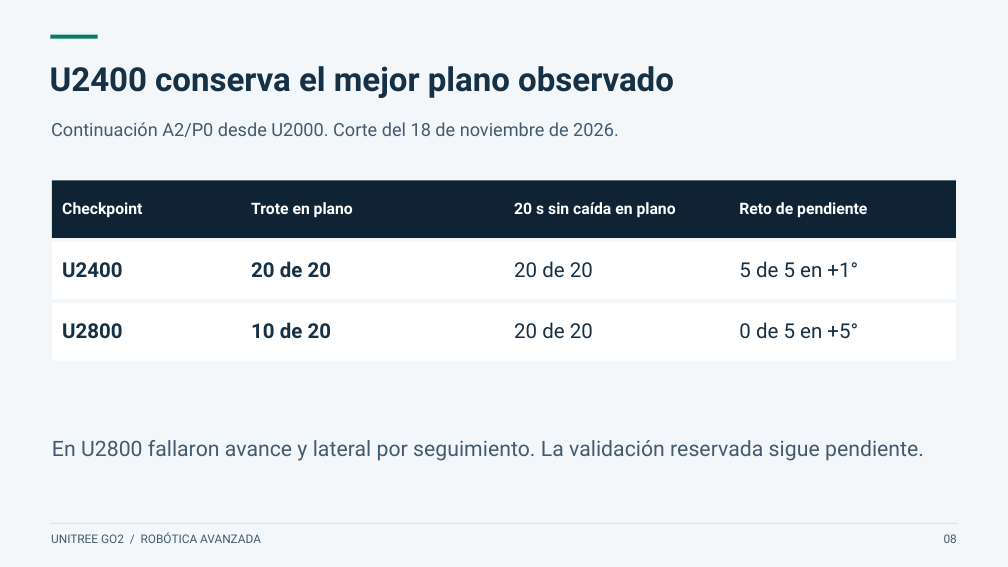
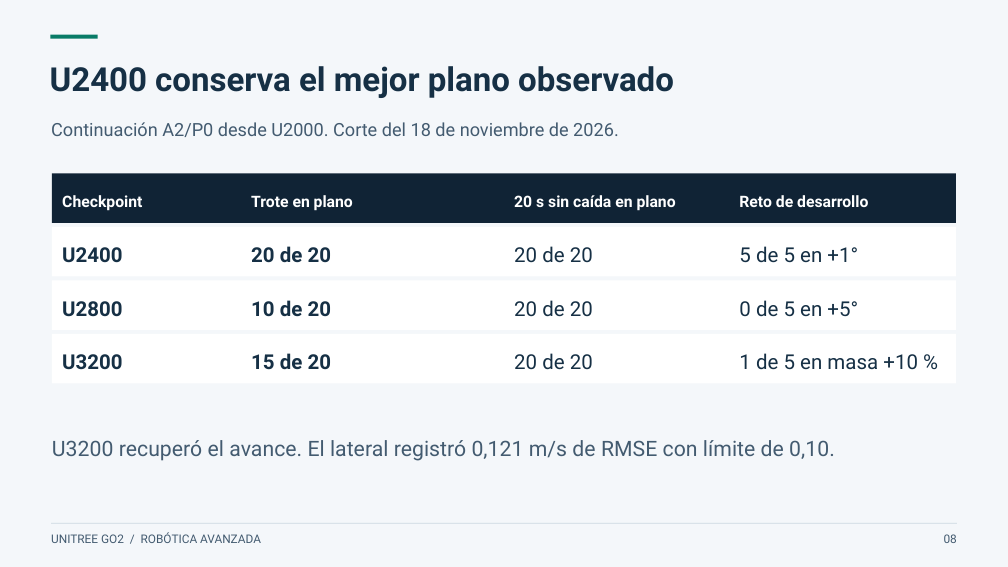
Before and after one commit to daca2022/go2-rl-deploy, a slide deck: slide 8 of docs/academico/Presentacion-Go2.pptx. Drawn at 1008x567 pixels with LibreOffice and Linux fonts; fonts in the diff are those of the drawing. Boxes give left, top, right and bottom in pixels: in the first picture for what was removed or moved away, otherwise in the second. Text is boxed around its words. In the diff, an @@ line names an element or a change of style, - is before the commit and + after.

```diff
--- a/docs/academico/Presentacion-Go2.pptx
+++ b/docs/academico/Presentacion-Go2.pptx
@@ rectangle: place and size @@
-rectangle at (52, 181, 957, 238)
+rectangle at (52, 173, 957, 223)
@@ 3 texts: place and size @@
-3 texts at (62, 202, 676, 218)
+3 texts at (62, 195, 676, 211)
@@ text at (739, 195, 868, 207): text changed @@
-Reto de pendiente
+Reto de desarrollo
@@ rectangle: place and size @@
-rectangle at (52, 242, 957, 299)
+rectangle at (52, 227, 957, 277)
@@ 4 texts: place and size @@
-4 texts at (62, 261, 858, 278)
+4 texts at (62, 246, 858, 263)
@@ rectangle: place and size @@
-rectangle at (52, 303, 957, 361)
+rectangle at (52, 281, 957, 330)
@@ 4 texts: place and size @@
-4 texts at (62, 322, 858, 339)
+4 texts at (62, 300, 858, 317)
@@ rectangle added at (52, 334, 957, 384), fill #FFFFFF @@
@@ text added at (62, 354, 123, 370), 19.5 pt, text #163045, bold @@
+U3200
@@ text added at (251, 353, 332, 370), 19.5 pt, text #163045, bold @@
+15 de 20
@@ text added at (514, 353, 593, 370), 19.5 pt, text #163045 @@
+20 de 20
@@ text added at (739, 353, 918, 370), 19.5 pt, text #163045 @@
+1 de 5 en masa +10 %
@@ text at (52, 440, 835, 461): text changed @@
-En U2800 fallaron avance y lateral por seguimiento. La validación reservada sigue pendiente.
+U3200 recuperó el avance. El lateral registró 0,121 m/s de RMSE con límite de 0,10.
```
Also in this commit, not shown: 2 other slides changed, 9 other files.
